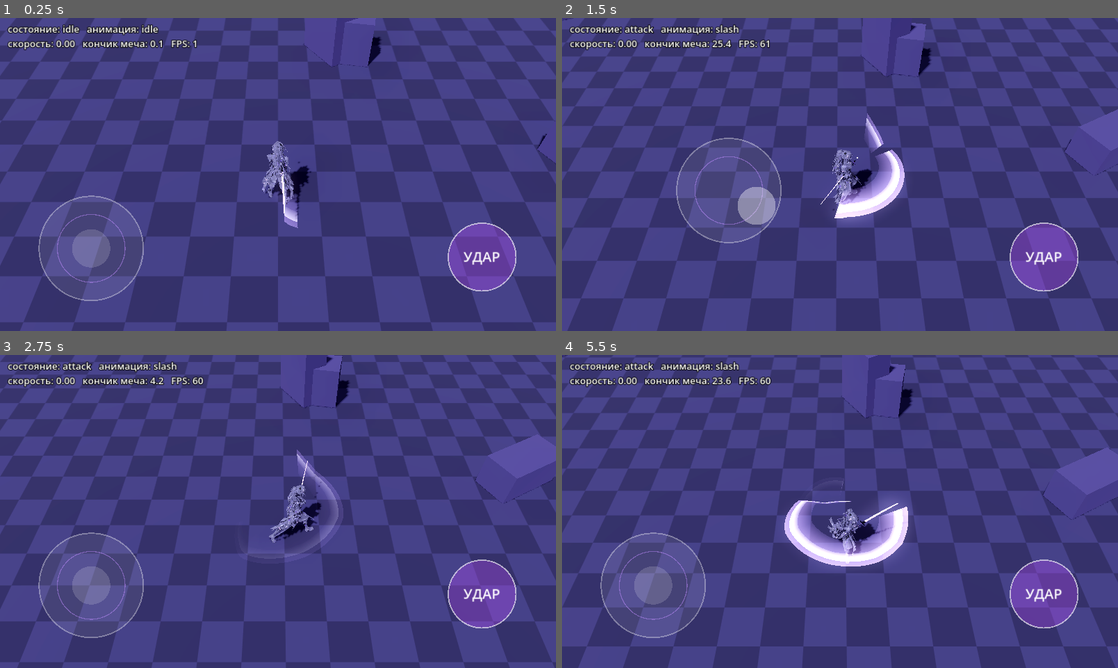
Above: before the commit, frames 1-4 (two rows, left to right).
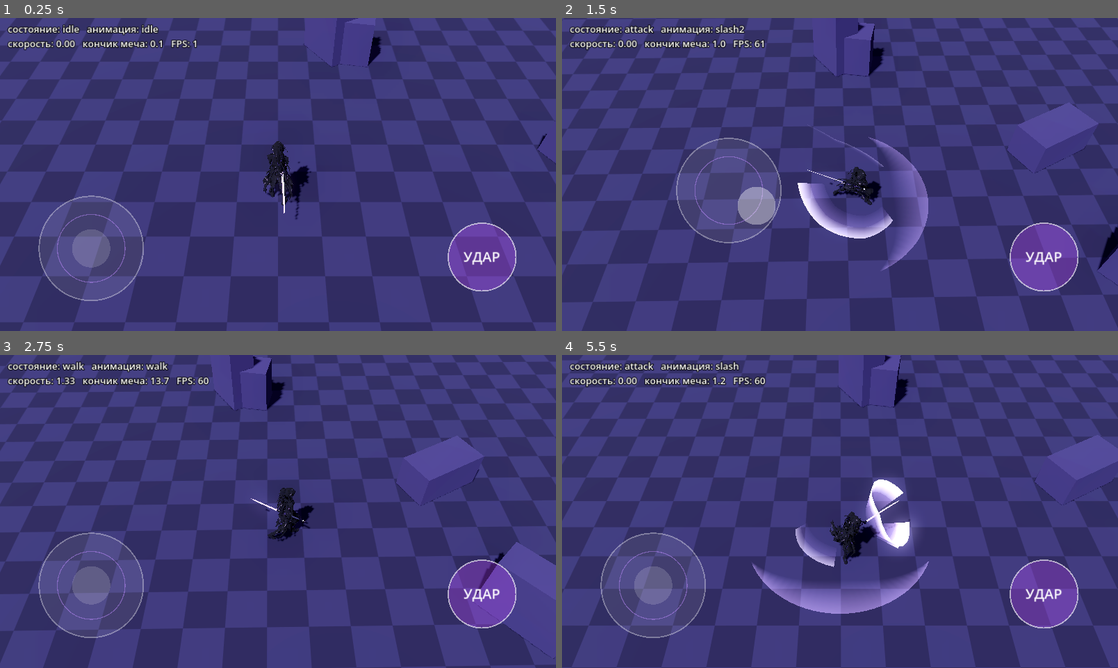
Above: after the commit, the same moments.

Repository: Masuku4129/Game
Game: Godot game, scene res://main.tscn
The game is run twice, just before and just after one commit, with the same random seed, the same clock (stepped at 60 frames per second) and the same inputs.
Inputs (mouse positions are in pixels of both pictures, inside the frame that each line leads up to):
- Up to frame 1 (0.25 s): no input
- Up to frame 2 (1.5 s): tap Enter at 0.5 s; move the mouse to (962, 158) at 0.52 s; hold D 0.53-1.25 s; tap J at 0.6 s; click (962, 158) at 0.67 s; tap Space at 0.77 s; drag from (728, 190) to (812, 237) at 1.27 s
- Up to frame 3 (2.75 s): move the mouse to (333, 442) at 2.02 s; hold D from 2.03 s (still down); tap J at 2.1 s
- Up to frame 4 (5.5 s): release D at 2.75 s; drag from (812, 574) to (673, 464) at 2.77 s; move the mouse to (1006, 558) at 3.52 s; hold A 3.53-4.25 s; tap J at 3.6, 5.1 s; tap Space at 3.77 s; drag from (673, 464) to (756, 433) at 4.27 s; move the mouse to (867, 511) at 5.02 s; hold S from 5.03 s (still down); click (867, 511) at 5.17 s

The runs differ from the first frame. In frame 1, 0.8% of the frame differs, in the area x 47-54%, y 39-68%; in frame 2, 20%; in frame 3, 29%; in frame 4, 31%, in the area x 0-100%, y 0-100%.

Commit message:
kira: chained fast combo, crescent trail, bigger hit area, fixed skin weights, dark texture
Co-Authored-By: Claude Sonnet 5.5 <noreply@anthropic.com>
Claude-Session: https://claude.ai/code/session_01XvKRdiRrWdLnET7y1AhQmW

Diff:
--- a/kira_3d_test/main.gd
+++ b/kira_3d_test/main.gd
@@ -31,7 +31,14 @@
 var combo := 0               # номер удара в комбо: 0, 1, 2
 var combo_queued := false
 const COMBO_ROLES := ["slash", "slash2", "slash3"]
-const COMBO_WINDOW := 0.45   # доля анимации, после которой повторное нажатие ставит следующий удар в очередь
+const COMBO_WINDOW := 0.30
+const ATTACK_RANGE := 2.4        # радиус зоны поражения (было ~1.6, +50%)
+# для каждого удара: [время попадания (с), рывок вперёд (м), множитель радиуса ударной волны]
+const HIT_INFO := {"slash": [0.22, 0.9, 1.0], "slash2": [0.23, 0.9, 1.0], "slash3": [0.50, 1.4, 1.25]}
+var hit_done := false
+var lunge_left := 0.0
+var lunge_dir := Vector3.ZERO
+var hits_log := []   # доля анимации, после которой повторное нажатие ставит следующий удар в очередь
 var anim_of := {}            # роль -> имя анимации
 var problems: PackedStringArray = PackedStringArray()
 var sim_move := Vector2.ZERO # для самопроверки без экрана
@@ -69,7 +76,7 @@
 	env.background_color = Color(0.05, 0.04, 0.09)
 	env.ambient_light_source = Environment.AMBIENT_SOURCE_COLOR
 	env.ambient_light_color = Color(0.45, 0.42, 0.65)
-	env.ambient_light_energy = 0.9
+	env.ambient_light_energy = 0.65
 	env.tonemap_mode = Environment.TONE_MAPPER_FILMIC
 	env.glow_enabled = true
 	env.glow_intensity = 0.9
@@ -271,7 +278,10 @@
 		"run":
 			_play("run", BLEND)
 		"attack":
-			_play(COMBO_ROLES[combo], 0.07)
+			_play(COMBO_ROLES[combo], 0.05)
+			hit_done = false
+			lunge_left = HIT_INFO[COMBO_ROLES[combo]][1]
+			lunge_dir = Vector3(sin(player.rotation.y), 0.0, cos(player.rotation.y))
 			if anim_of.has(COMBO_ROLES[combo]):
 				attack_len = anim.get_animation(anim_of[COMBO_ROLES[combo]]).length
 
@@ -299,7 +309,20 @@
 		# в начале удара можно довернуть персонажа джойстиком
 		if mag > DEAD_ZONE and attack_time < attack_len * 0.25:
 			player.rotation.y = lerp_angle(player.rotation.y, atan2(v.x, v.y), 1.0 - exp(-10.0 * delta))
-		if attack_time >= attack_len * 0.92 and combo_queued:
+		# рывок вперёд до момента попадания и ударная волна-полумесяц на земле
+		var info: Array = HIT_INFO[COMBO_ROLES[combo]]
+		if attack_time < float(info[0]) + 0.06 and lunge_left > 0.0:
+			var step := minf(lunge_left, float(info[1]) * delta / (float(info[0]) + 0.06))
+			lunge_left -= step
+			var np := player.position + lunge_dir * step
+			np.x = clampf(np.x, -ARENA_LIMIT, ARENA_LIMIT)
+			np.z = clampf(np.z, -ARENA_LIMIT, ARENA_LIMIT)
+			player.position = np
+		if not hit_done and attack_time >= float(info[0]):
+			hit_done = true
+			_spawn_shockwave(float(info[2]))
+			hits_log.append(COMBO_ROLES[combo])
+		if attack_time >= attack_len * 0.90 and combo_queued:
 			combo += 1
 			combo_queued = false
 			attack_time = 0.0
@@ -330,6 +353,46 @@
 	_update_hud()
 
 
+func _spawn_shockwave(scale_f: float) -> void:
+	# полумесяц на земле: показывает зону поражения (радиус ATTACK_RANGE), быстро гаснет
+	var r := ATTACK_RANGE * scale_f
+	var mi := MeshInstance3D.new()
+	var im := ImmediateMesh.new()
+	var segs := 28
+	var half := 1.15   # половина угла дуги, рад
+	im.surface_begin(Mesh.PRIMITIVE_TRIANGLES)
+	for i in range(segs):
+		var a0 := -half + 2.0 * half * float(i) / float(segs)
+		var a1 := -half + 2.0 * half * float(i + 1) / float(segs)
+		var w0 := sin(PI * float(i) / float(segs))
+		var w1 := sin(PI * float(i + 1) / float(segs))
+		var o0 := Vector3(sin(a0), 0.04, cos(a0)) * r
+		var o1 := Vector3(sin(a1), 0.04, cos(a1)) * r
+		var i0 := Vector3(sin(a0), 0.04, cos(a0)) * (r - 0.9 * w0 * scale_f)
+		var i1 := Vector3(sin(a1), 0.04, cos(a1)) * (r - 0.9 * w1 * scale_f)
+		for v in [[o0, 1.0], [i0, 0.0], [o1, 1.0], [i0, 0.0], [i1, 0.0], [o1, 1.0]]:
+			im.surface_set_color(Color(0.8, 0.65, 1.0, float(v[1]) * 0.85))
+			im.surface_add_vertex(v[0])
+	im.surface_end()
+	mi.mesh = im
+	var mat := StandardMaterial3D.new()
+	mat.shading_mode = BaseMaterial3D.SHADING_MODE_UNSHADED
+	mat.transparency = BaseMaterial3D.TRANSPARENCY_ALPHA
+	mat.blend_mode = BaseMaterial3D.BLEND_MODE_ADD
+	mat.cull_mode = BaseMaterial3D.CULL_DISABLED
+	mat.vertex_color_use_as_albedo = true
+	mi.material_override = mat
+	mi.cast_shadow = GeometryInstance3D.SHADOW_CASTING_SETTING_OFF
+	mi.top_level = true
+	add_child(mi)
+	mi.global_position = player.global_position
+	mi.global_rotation = Vector3(0.0, player.rotation.y, 0.0)
+	var tw := create_tween()
+	tw.tween_property(mat, "albedo_color:a", 0.0, 0.28)
+	tw.parallel().tween_property(mi, "scale", Vector3(1.12, 1.0, 1.12), 0.28)
+	tw.tween_callback(mi.queue_free)
+
+
 func _update_hud() -> void:
 	var cur := anim.current_animation if anim != null else "-"
 	var tip := trail.get_tip_speed() if trail != null else 0.0
@@ -363,15 +426,16 @@
 	sim_move = Vector2.ZERO
 	await get_tree().create_timer(0.4).timeout
 	_on_attack()
-	await get_tree().create_timer(0.45).timeout
+	await get_tree().create_timer(0.30).timeout
 	log.call("attack1_mid")
 	_on_attack()
-	await get_tree().create_timer(0.95).timeout
+	await get_tree().create_timer(0.50).timeout
 	log.call("attack2_expected")
 	_on_attack()
-	await get_tree().create_timer(0.8).timeout
+	await get_tree().create_timer(0.55).timeout
 	log.call("attack3_expected")
-	await get_tree().create_timer(1.6).timeout
+	await get_tree().create_timer(1.2).timeout
 	log.call("after_combo")
+	print("KIRA_TEST hits=", hits_log)
 	print("KIRA_TEST_DONE problems=", problems)
 	get_tree().quit(1 if problems.size() > 0 else 0)
--- a/kira_3d_test/slash_trail.gd
+++ b/kira_3d_test/slash_trail.gd
@@ -6,12 +6,12 @@
 @export var tip_node: Node3D                 # TrailTip из katana.glb
 @export var base_node: Node3D                # TrailBase из katana.glb
 @export var character_height := 2.0          # высота персонажа в единицах сцены (в модели 2.0)
-@export var speed_per_height := 7.0         # порог скорости кончика: единиц/с на 1 высоту персонажа
-@export var lifetime := 0.42                 # сколько секунд живёт хвост шлейфа
+@export var speed_per_height := 14.0   # порог скорости кончика (единиц/с на 1 высоту): шлейф только на быстрых рассечениях         # порог скорости кончика: единиц/с на 1 высоту персонажа
+@export var lifetime := 0.30                 # сколько секунд живёт хвост шлейфа
 @export var subdivisions := 8                # сглаживание дуги между кадрами
 @export var color := Color(0.78, 0.62, 1.0, 1.0)   # цвет внешнего свечения
 @export var core_color := Color(1, 1, 1, 1)          # белое ядро
-@export var overshoot := 0.22                        # насколько шлейф вылетает за кончик клинка
+@export var overshoot := 0.30                        # насколько шлейф вылетает за кончик клинка
 
 var _mesh := ImmediateMesh.new()
 var _mi := MeshInstance3D.new()
@@ -70,20 +70,27 @@
 
 func _rebuild(now: float) -> void:
 	_mesh.clear_surfaces()
-	# внешняя полоса: от точки за кончиком до середины клинка; ядро: узкая полоса у кончика
 	var outer_tip := _tip_local + (_tip_local - _base_local) * overshoot
-	_add_layer(now, outer_tip, _base_local, color, 1.0)
-	var core_base := _base_local.lerp(_tip_local, 0.62)
-	_add_layer(now, _tip_local, core_base, core_color, 1.35)
+	# широкий полумесяц свечения и узкое белое ядро внутри него
+	_add_layer(now, outer_tip, _base_local, color, 1.0, 0.95)
+	_add_layer(now, outer_tip, _base_local, core_color, 1.5, 0.45)
 
 
-func _add_layer(now: float, p_out: Vector3, p_in: Vector3, col: Color, boost: float) -> void:
+# Форма полумесяца: внешний край идёт по траектории кончика клинка, внутренний
+# отступает к рукояти на ширину w(возраст). У головы и у хвоста w = 0, в средней
+# части максимум -> заострённые концы.
+func _width(age_n: float) -> float:
+	var a := clampf(age_n, 0.0, 1.0)
+	return sin(PI * pow(a, 0.55))
+
+
+func _add_layer(now: float, p_out: Vector3, p_in: Vector3, col: Color, boost: float, width_scale: float) -> void:
 	var verts := []
 	var cols := []
 	for i in range(1, _samples.size()):
 		var a: Dictionary = _samples[i - 1]
 		var b: Dictionary = _samples[i]
-		if not b["moving"]:
+		if not (b["moving"] and a["moving"]):
 			continue
 		var xa: Transform3D = a["xf"]
 		var xb: Transform3D = b["xf"]
@@ -92,17 +99,22 @@
 			var u1 := float(s + 1) / float(subdivisions)
 			var x0: Transform3D = xa.interpolate_with(xb, u0)
 			var x1: Transform3D = xa.interpolate_with(xb, u1)
-			var c0 := _fade(now - lerpf(float(a["t"]), float(b["t"]), u0), col)
-			var c1 := _fade(now - lerpf(float(a["t"]), float(b["t"]), u1), col)
+			var age0 := now - lerpf(float(a["t"]), float(b["t"]), u0)
+			var age1 := now - lerpf(float(a["t"]), float(b["t"]), u1)
+			var w0 := _width(age0 / lifetime) * width_scale
+			var w1 := _width(age1 / lifetime) * width_scale
+			var c0 := _fade(age0, col)
+			var c1 := _fade(age1, col)
 			c0.a *= boost
 			c1.a *= boost
-			# внутренний край гаснет раньше -> дуга сужается к хвосту
-			var c0i := Color(c0.r, c0.g, c0.b, c0.a * 0.15)
-			var c1i := Color(c1.r, c1.g, c1.b, c1.a * 0.15)
+			var in0 := p_out.lerp(p_in, w0)
+			var in1 := p_out.lerp(p_in, w1)
 			var t0: Vector3 = x0 * p_out
-			var b0: Vector3 = x0 * p_in
+			var b0: Vector3 = x0 * in0
 			var t1: Vector3 = x1 * p_out
-			var b1: Vector3 = x1 * p_in
+			var b1: Vector3 = x1 * in1
+			var c0i := Color(c0.r, c0.g, c0.b, c0.a * 0.10)
+			var c1i := Color(c1.r, c1.g, c1.b, c1.a * 0.10)
 			verts.append(t0); cols.append(c0)
 			verts.append(b0); cols.append(c0i)
 			verts.append(t1); cols.append(c1)
Binary file changed: kira_3d_test/assets/kira_rigged.glb
